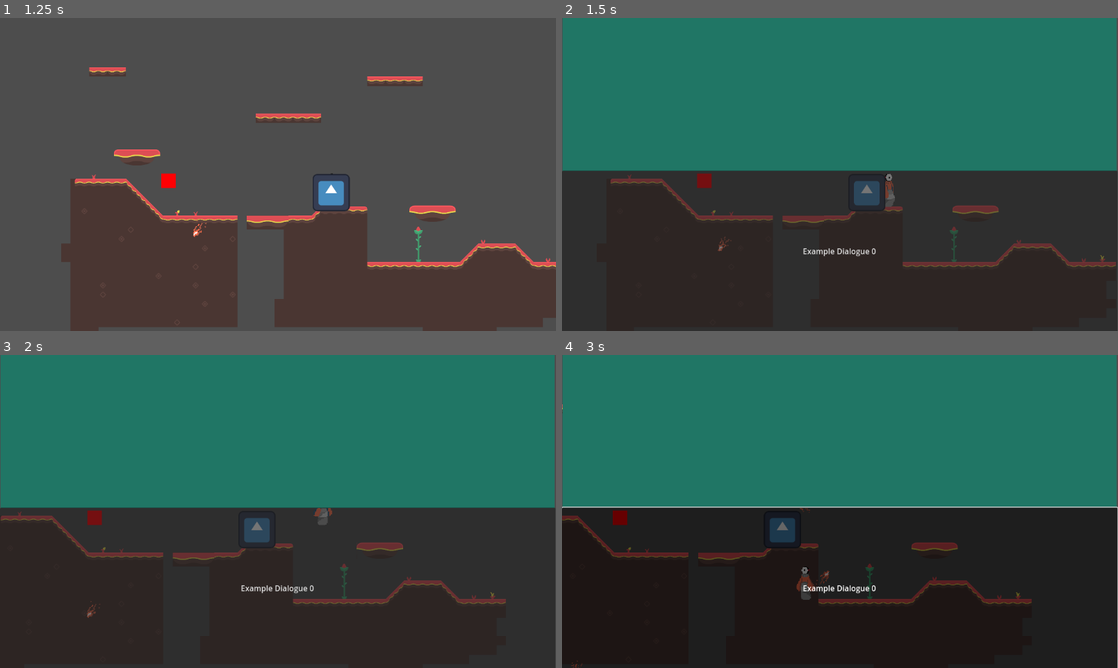
Above: before the commit, frames 1-4 (two rows, left to right).
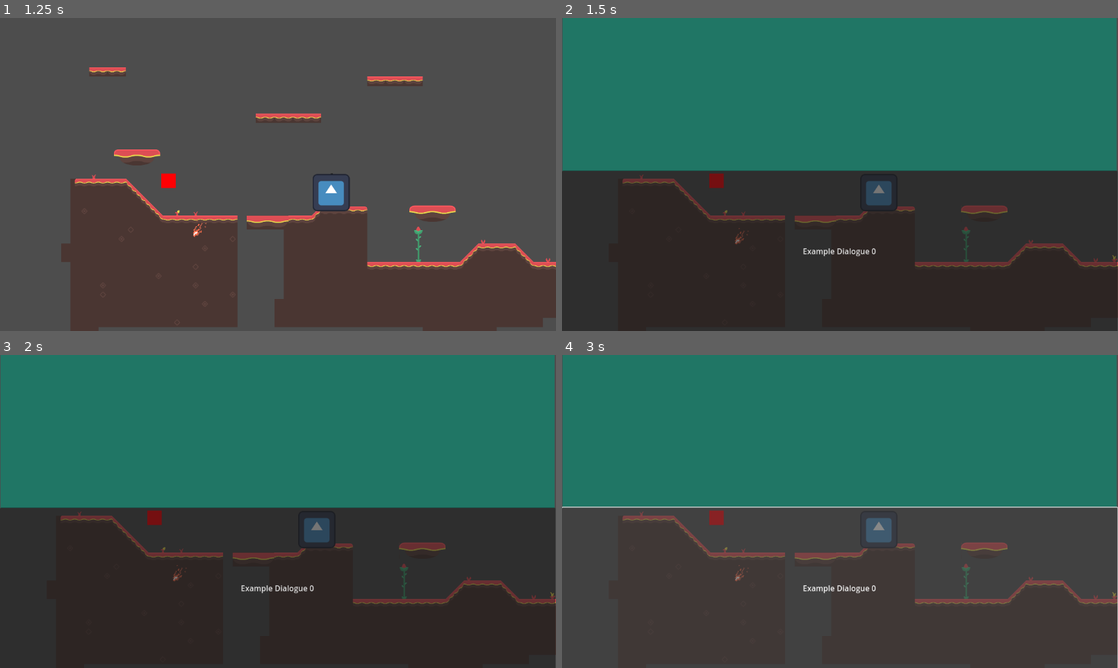
Above: after the commit, the same moments.

Repository: unsaltedkale/Quilt
Game: Godot game, scene res://Andy's Path/Scenes/AndyMain.tscn
The game is run twice, just before and just after one commit, with the same random seed, the same clock (stepped at 60 frames per second) and the same inputs. This scene is started directly instead of the project's main scene. The engine's default icon, where the game draws it, is replaced by a stand-in: a white triangle on a blue panel in a dark square.
Inputs (mouse positions are in pixels of both pictures, inside the frame that each line leads up to):
- Up to frame 1 (1.25 s): move the mouse to (250, 237) at 0.52 s; hold D (move_right) from 0.53 s (still down); click (250, 237) at 0.6 s; tap Space (jump) at 0.77 s
- Up to frame 2 (1.5 s): keep holding D (move_right); move the mouse to (1006, 221) at 1.27 s; tap E (interact) at 1.35 s
- Up to frame 3 (2 s): keep holding D (move_right); tap Space (jump) at 1.52 s
- Up to frame 4 (3 s): move the mouse to (673, 464) at 2.02 s; release D (move_right) at 2.03 s; hold A (move_left) from 2.03 s (still down); click (673, 464) at 2.1 s; move the mouse to (867, 511) at 2.77 s; tap E (interact) at 2.85 s; click (867, 511) at 2.92 s

Frame 1 is identical in both runs. In frame 2, 2.0% of the frame differs, in the area x 8-100%, y 49-80%; in frame 3, 3.6%; in frame 4, 51%, in the area x 0-100%, y 15-100%.

Commit message:
screen pause when entering interaction menu

Diff:
--- a/Andy's Path/Scenes/AndyMain.tscn
+++ b/Andy's Path/Scenes/AndyMain.tscn
@@ -1,5 +1,6 @@
-[gd_scene load_steps=17 format=4 uid="uid://c1qxdbym2bpna"]
-
+[gd_scene load_steps=18 format=4 uid="uid://c1qxdbym2bpna"]
+
+[ext_resource type="Script" uid="uid://2vhij51wuw1h" path="res://Andy's Path/Scripts/pause.gd" id="2_1cjuc"]
 [ext_resource type="Texture2D" uid="uid://nycislmjusp8" path="res://Resources/tilesheet_complete.png" id="2_54g6f"]
 [ext_resource type="Texture2D" uid="uid://dmcdml67v5cp1" path="res://icon.svg" id="3_kmm4v"]
 [ext_resource type="Script" uid="uid://7kvdyj2pyumq" path="res://Andy's Path/Scripts/NPC.gd" id="3_v7cp0"]
@@ -653,6 +654,9 @@
 offset_bottom = 650.0
 script = ExtResource("4_w24ue")
 
+[node name="Game" type="Node2D" parent="."]
+script = ExtResource("2_1cjuc")
+
 [node name="Tiles" type="Node2D" parent="."]
 
 [node name="Collision" type="TileMapLayer" parent="Tiles"]
--- a/Andy's Path/Scripts/NPC.gd
+++ b/Andy's Path/Scripts/NPC.gd
@@ -11,8 +11,6 @@
 	UiReference = $"../../CanvasLayer/UI"
 	areaReferecnce = $Area2D
 	cameraReference = $"../../Camera2D"
-
-	UiReference.visible = false
 
 func _process(delta: float) -> void:
 	if areaReferecnce.isInTrigger == true:
--- /dev/null
+++ b/Andy's Path/Scripts/pause.gd
@@ -0,0 +1,14 @@
+extends Node2D
+
+var npcReference
+# Called when the node enters the scene tree for the first time.
+func _ready() -> void:
+	npcReference = $"../NPCs/TestNPC"
+
+
+# Called every frame. 'delta' is the elapsed time since the previous frame.
+func _process(delta: float) -> void:
+	if npcReference.UiReference.visible == true:
+		get_tree().paused = true
+	else:
+		get_tree().paused = false
Not shown, added: Andy's Path/Scripts/pause.gd.uid
